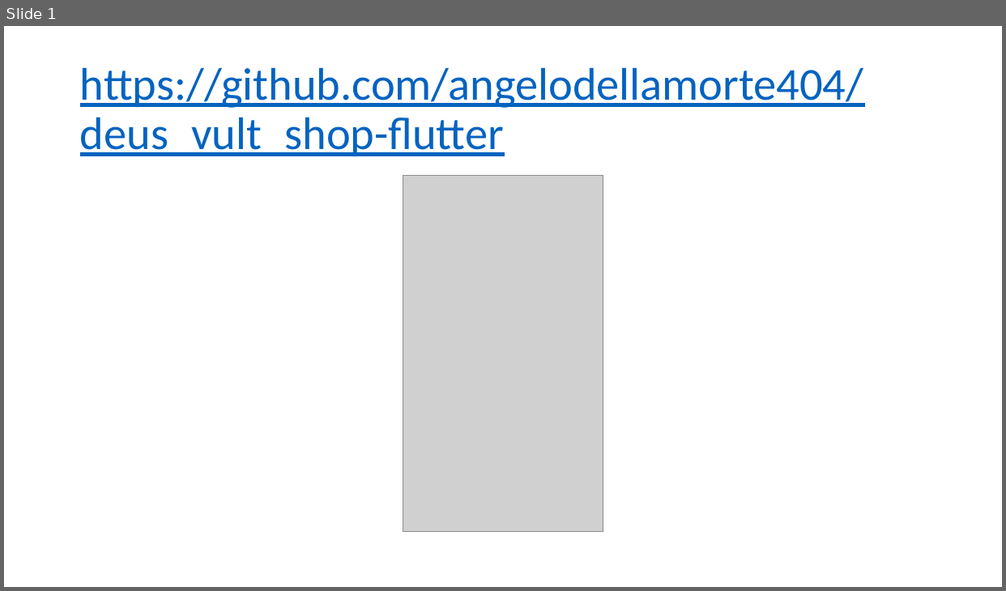
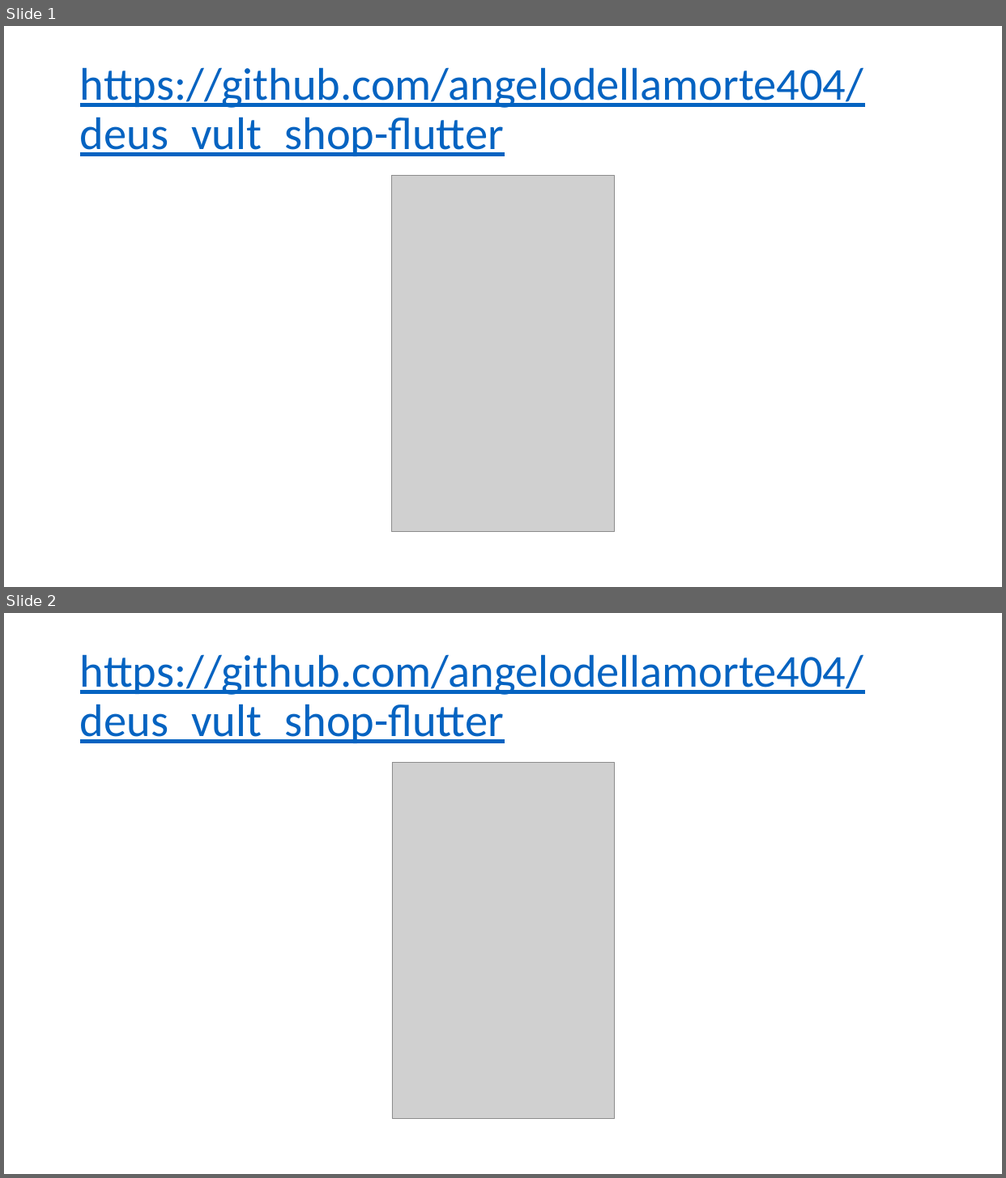
Before and after one commit to angelodellamorte404/file-project-dvs, a slide deck: Home Page.pptx. Shown one above the other, each under a label of ours: slide 1 before the commit, slides 1 and 2 after it. The pictures are 1006x591 and 1006x1178 pixels, drawn with LibreOffice and Linux fonts; fonts in the diff are those of the drawing; grey boxes stand for pictures. Boxes give left, top, right and bottom in pixels: in the first picture for what was removed or moved away, otherwise in the second. Text is boxed around its words. In the diff, an @@ line names an element or a change of style, - is before the commit and + after.

```diff
--- a/Home Page.pptx
+++ b/Home Page.pptx
@@ slide 2 added at [4, 613, 1002, 1174], background #FFFFFF @@
@@ title added at [80, 654, 863, 743], 44 pt, text #0563C1, underline @@
+https://github.com/angelodellamorte404/deus_vult_shop-flutter
@@ picture added at [392, 763, 614, 1119] @@
@@ slide 1 changed as well @@
@@ picture: place and size @@
-picture at [403, 176, 603, 532]
+picture at [392, 176, 614, 532]
```
Also in this commit, not shown: 10 other files.
